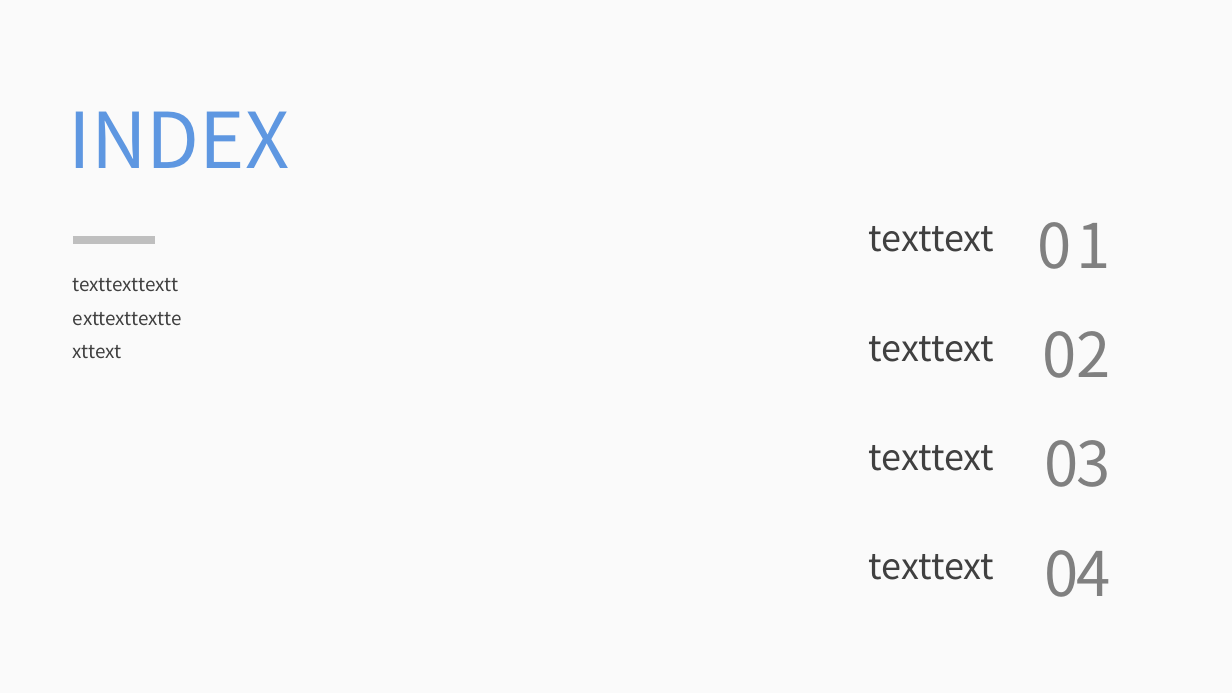
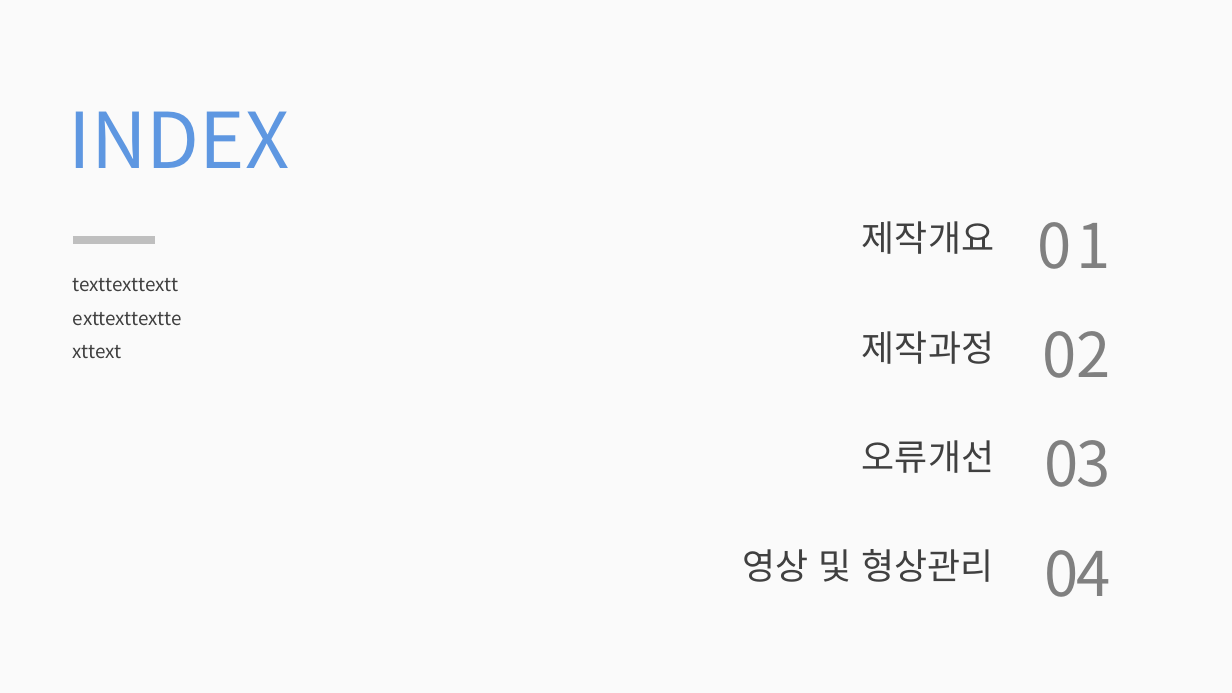
Before and after one commit to jhy0409/teamPrj, a slide deck: slide 2 of PPT/210421_빛창식과 아이들_사진추가본.pptx. Drawn at 1232x693 pixels with LibreOffice and Linux fonts; fonts in the diff are those of the drawing. Boxes give left, top, right and bottom in pixels: in the first picture for what was removed or moved away, otherwise in the second. Text is boxed around its words. In the diff, an @@ line names an element or a change of style, - is before the commit and + after.

```diff
--- a/PPT/210421_빛창식과 아이들_사진추가본.pptx
+++ b/PPT/210421_빛창식과 아이들_사진추가본.pptx
@@ text at (862, 221, 994, 254): text changed @@
-texttext
+제작개요
@@ text at (862, 331, 994, 364): text changed @@
-texttext
+제작과정
@@ text at (862, 440, 994, 473): text changed @@
-texttext
+오류개선
@@ text at (743, 549, 994, 582): text changed @@
-texttext
+영상 및 형상관리
```
Also in this commit, not shown: 1 other slide changed, 1 other file.
